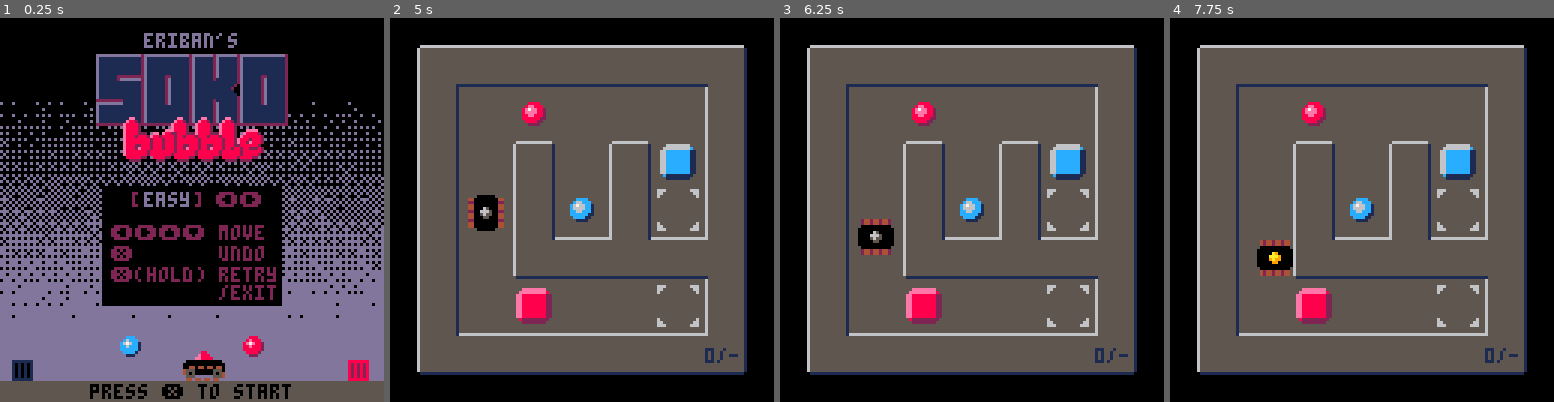
Above: before the commit, frames 1-4 (left to right).
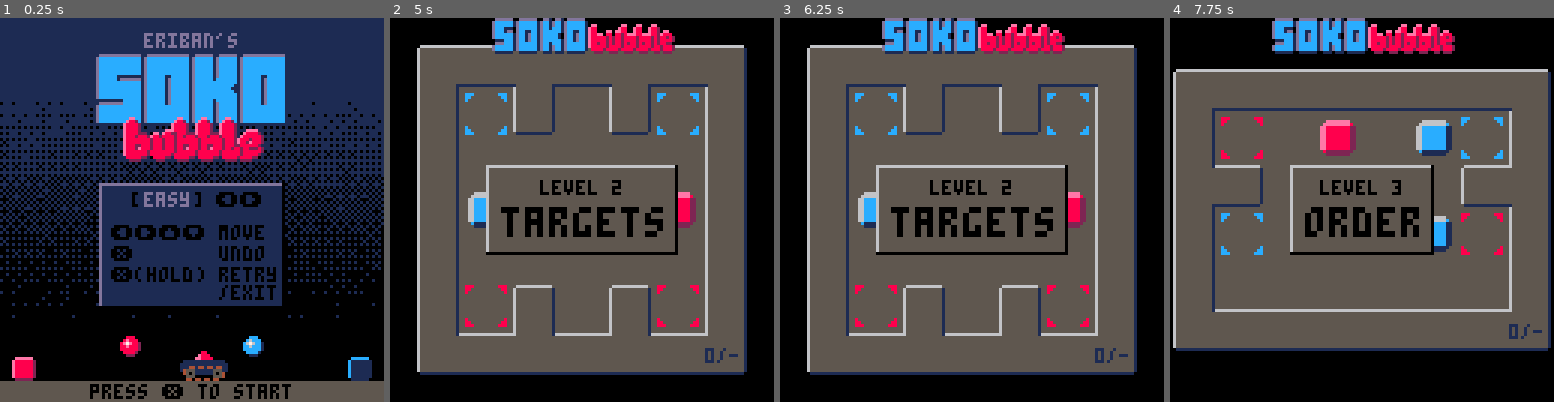
Above: after the commit, the same moments.

Repository: erwinbonsma/SokoBubbleP8
Game: PICO-8 cartridge sokobubble.p8
The game is run twice, just before and just after one commit, with the same random seed, the same clock (stepped at 60 frames per second) and the same inputs.
Inputs:
- Up to frame 1 (0.25 s): no input
- Up to frame 2 (5 s): tap O (Z key) at 0.33, 0.7, 1.43, 2.22, 3.1, 3.98, 4.87 s; tap X (X key) at 1.07, 2.07, 2.4, 2.73, 3.07, 3.4, 3.73, 4.07, 4.4, 4.73 s; hold Left 1.97-2.37 s; hold Down 2.42-2.82 s; hold Right 2.87-3.53 s; hold Up 3.58-4.08 s; hold Right 4.13-4.53 s; hold Down from 4.58 s (still down)
- Up to frame 3 (6.25 s): tap X (X key) every 0.33 s from 5.07 to 6.07 s; release Down at 5.08 s; hold Left 5.13-5.8 s; tap O (Z key) at 5.75 s; hold Up 5.85-6.18 s; hold Left from 6.23 s (still down)
- Up to frame 4 (7.75 s): tap X (X key) every 0.33 s from 6.4 to 7.73 s; release Left at 6.63 s; tap O (Z key) at 6.63, 7.52 s; hold Down 6.68-7.08 s; hold Right from 7.13 s (still down)

The runs differ from the first frame. In frame 1, 89% of the frame differs, in the area x 0-100%, y 0-95%; in frame 2, 13%; in frame 3, 14%; in frame 4, 39%.

Commit message:
Many small tweaks
Changed logo color (SOKO part).
Show logo during game.
Tweaked smaller logo sprite.

Pimped title screen:
- Changed colors
- Changed box sprite
- Add box appear sfx
- Make car sprite wider

Change stats view colors.

Diff:
--- a/sokobubble.p8
+++ b/sokobubble.p8
@@ -90,6 +90,7 @@
  name="whirly",
  mapdef={64,0,8,8},
  id=19,
+ score_dx=-8
 },{
  name="the end",
  mapdef={0,15,7,6},
@@ -599,6 +600,7 @@
  if (
   lvl_idx<=_stats.max_lvl_idx
  ) then
+  sfx(0)
   self.cx=cx
   self.cy=cy
  else
@@ -627,9 +629,9 @@
   local s=""..i
   local c=0
   if i==_stats.max_lvl_idx then
-   c=5
+   c=2
   elseif i<_stats.max_lvl_idx then
-   c=2
+   c=12
   end
   if i<#level_defs then
    printbig(s,x+10-#s*4,y+2,c)
@@ -678,9 +680,9 @@
  end
 
  local s="".._stats.total
- printbig(s,127-8*#s,95,8)
- print("total",67,94,8)
- print("moves",67,101,8)
+ printbig(s,127-8*#s,95,12)
+ print("total",67,94,12)
+ print("moves",67,101,12)
 end
 
 box={}
@@ -1382,6 +1384,9 @@
  self:_draw_score(game)
  self:_draw_boxes(game)
  pal()
+
+ spr(134,34,0,8,2)
+
 end
 
 function level:_box_on_tgt_at(
@@ -1450,13 +1455,20 @@
  local o=new_object(self)
 
  o.car={x=60,dx=0.5,c=2}
- o.boxr={x=116}
- o.boxl={x=-8}
+ o.boxr={x=116,c=4}
+ o.boxl={x=4,c=2}
+ o.boxes={o.boxr,o.boxl}
+ o.tick=0
 
  return o
 end
 
 function title:update()
+ self.tick=(self.tick+1)%1
+ if self.tick!=0 then
+  return
+ end
+
  if btnp(❎) then
   scene=_levelmenu
   return
@@ -1467,38 +1479,46 @@
  local car=self.car
  car.x+=car.dx
  if car.dx>0 then
-  if car.x>122 then
+  if car.x>120 then
    car.dx=-car.dx
-  elseif car.x>110 then
+  elseif car.x>=108 then
    local box=self.boxr
-   box.x=car.x+6
+   box.x=car.x+8
    if not box.touched then
     box.touched=true
     sfx(0)
    end
   elseif car.x>78 then
-   if car.c!=2 then sfx(5) end
-   car.c=2
+   if car.c!=4 then sfx(5) end
+   car.c=4
   elseif car.x>32 then
-   self.boxl.x=4
-   self.boxl.touched=false
+   local box=self.boxl
+   if box.touched then
+    sfx(1)
+    box.x=4
+    box.touched=false
+   end
   end
  else
-  if car.x<7 then
+  if car.x<8 then
    car.dx=-car.dx
-  elseif car.x<19 then
+  elseif car.x<=20 then
    local box=self.boxl
-   box.x=car.x-14
+   box.x=car.x-16
    if not box.touched then
     box.touched=true
     sfx(0)
    end
   elseif car.x<50 then
-   if car.c!=4 then sfx(5) end
-   car.c=4
+   if car.c!=2 then sfx(5) end
+   car.c=2
   elseif car.x<95 then
-   self.boxr.x=116
-   self.boxr.touched=false
+   local box=self.boxr
+   if box.touched then
+    sfx(1)
+    box.x=116
+    box.touched=false
+   end
   end
  end
 end
@@ -1523,9 +1543,11 @@
 }
 
 function title:draw()
- cls()
+ cls(1)
 
  srand(127)
+ pal(0,1)
+ pal(13,0)
  local p=0
  for y=0,23 do
   for x=0,31 do
@@ -1540,10 +1562,11 @@
   end
  end
  fillp()
+ pal()
 
  print("eriban's",48,5,13)
- pal(15,2)
- pal(5,1)
+ pal(15,1)
+ pal(5,12)
  pal(6,13)
  map(0,21,32,12,8,3)
  for x=0,5 do
@@ -1553,24 +1576,25 @@
  end
  pal()
 
- rectfill(34,56,93,95,0)
- print("[    ] ⬅️➡️",44,58,2)
+ rect3d(34,56,93,95,1,13,0)
  print(
   easymode and "easy" or "hard",
   48,58,13
  )
+ color(0)
+ print("[    ] ⬅️➡️",44,58)
  local y=69+(
   easymode and 0 or 7
  )
- print("⬅️➡️⬆️⬇️ move",37,y,2)
+ print("⬅️➡️⬆️⬇️ move",37,y)
  y+=7
  if easymode then
-  print("❎       undo",37,y,2)
+  print("❎       undo",37,y)
   y+=7
  end
- print("❎(hold) retry",37,y,2)
+ print("❎(hold) retry",37,y)
  y+=6
- print("/exit",73,y,2)
+ print("/exit",73,y)
 
  rectfill(0,121,127,127,5)
  print(
@@ -1581,11 +1605,22 @@
  palt(0,false)
 
  --draw bubbles
- spr(9,40,106)
- spr(10,81,106)
+ spr(10,40,106)
+ spr(9,81,106)
+
+ --draw boxes
+ local car=self.car
+ for box in all(self.boxes) do
+  local p=box.c
+  if car.c!=box.c then
+   p=easymode and (p+4) or 9
+  end
+  bubble_pal(p)
+  spr(11,box.x,113)
+ end
+ bubble_pal()
 
  --draw car
- local car=self.car
  pal(6,bub_pals[car.c][9])
  pal(7,bub_pals[car.c][10])
  spr(8,car.x-4,106)
@@ -1595,16 +1630,6 @@
   2,1
  )
 
- --draw boxes
- local c2=6-car.c
- local p2=bub_pals[c2]
- pal(p2[9],
-  easymode and p2[4] or 4
- )
- pal(p2[4],0)
-
- spr(12,self.boxr.x,113)
- spr(11,self.boxl.x,113)
  pal()
 end
 
@@ -1640,9 +1665,9 @@
    self.anim=nil
   end
  elseif btnp(🅾️) then
-  --start_level(
-  -- lvl.idx%#level_defs+1
-  --)
+  start_level(
+   lvl.idx%#level_defs+1
+  )
   --self.anim=animate_level_done(
   -- self.mov_cnt,new_hi
   --)
@@ -1922,7 +1947,7 @@
 00000000000000000000000000000000020202020202020202020200000000000202020202020202020202000000000002020202020202020202020202020202041414141408101818181818060c0000041414141408101818181818010c1c00041414141408101818181818080c00000414141414081018181818180c0c0000
 0000000000000000000000000000000000000000000000000000000000000000000000000000000000000000000000000000000000000000000000000000000002020202020202020202020202020202020202020202020202020202020202020202020202020202020202020202000002020202020202020202020202020000
 __map__
-3136363636363632313636363636363231363636363636323136383a383a363210363636363636112231363636363222103636363636361131363636363636321036363636363611103636010136361110363636363636111036363636363611373a363636363638313636010136363200000000000000000000000000000000
+313636363636363231363636363636323136363636363632313636363636363210363636363636112231363636363222103636363636361131363636363636321036363636363611103636010136361110363636363636111036363636363611373a363636363638313636010136363200000000000000000000000000000000
 355c000000000035355500003f006535355c0000000000353546004545005635353f000046003f3531340000460033323575000000007535355c000000006a353545480000006a35355c000000000035355c00000000003535484d00400065353500005b004500373545454600006a3500000000000000000000000000000000
 350000000000003535005c6000000035350000000000003539005c7070000039355c600101700035355c60000070003535005570705500353500505070706535355c00507000653535007000005000353500400000700035355e6065004600353575005000000035355c00604000653500000000000000000000000000000000
 3500005000703f35353f00567640003535755076567055353765500000605537350000697800003535000055450000353500705c565000353500000000003a3c3500600000700035350070000050003535006200005400353545656d00606035355c004050607835350070000040003500000000000000000000000000000000
Not shown, changed: 28 lines of the sprite sheet (__gfx__) section of sokobubble.p8
